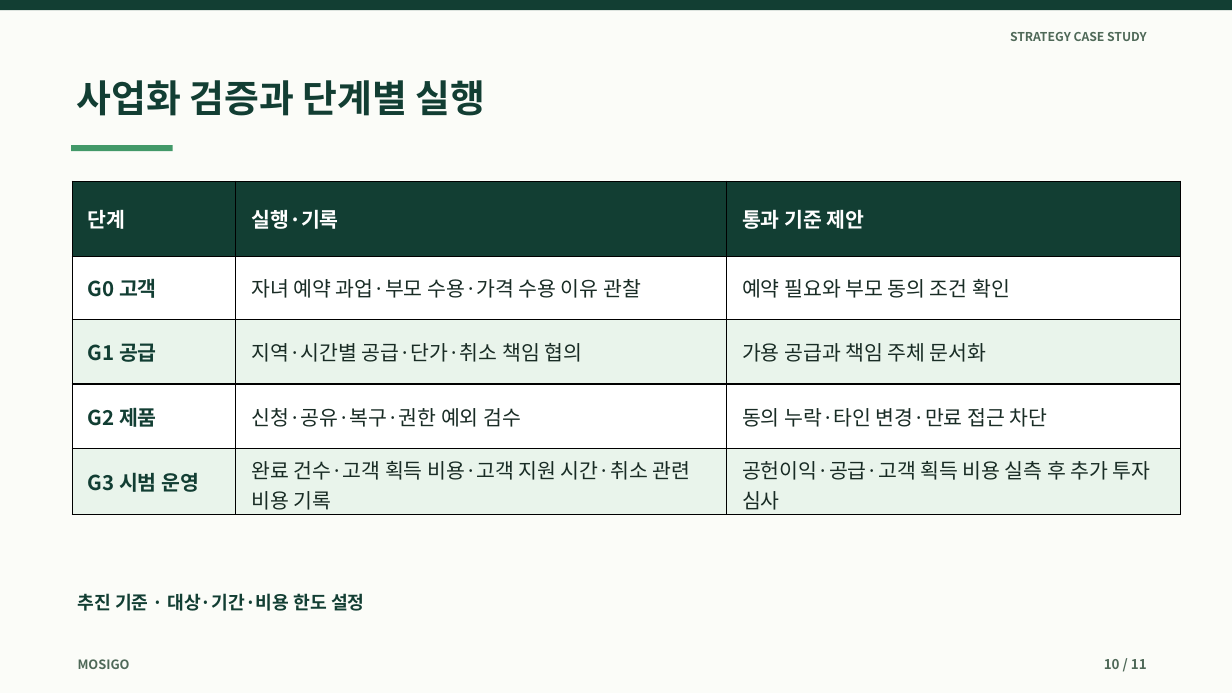
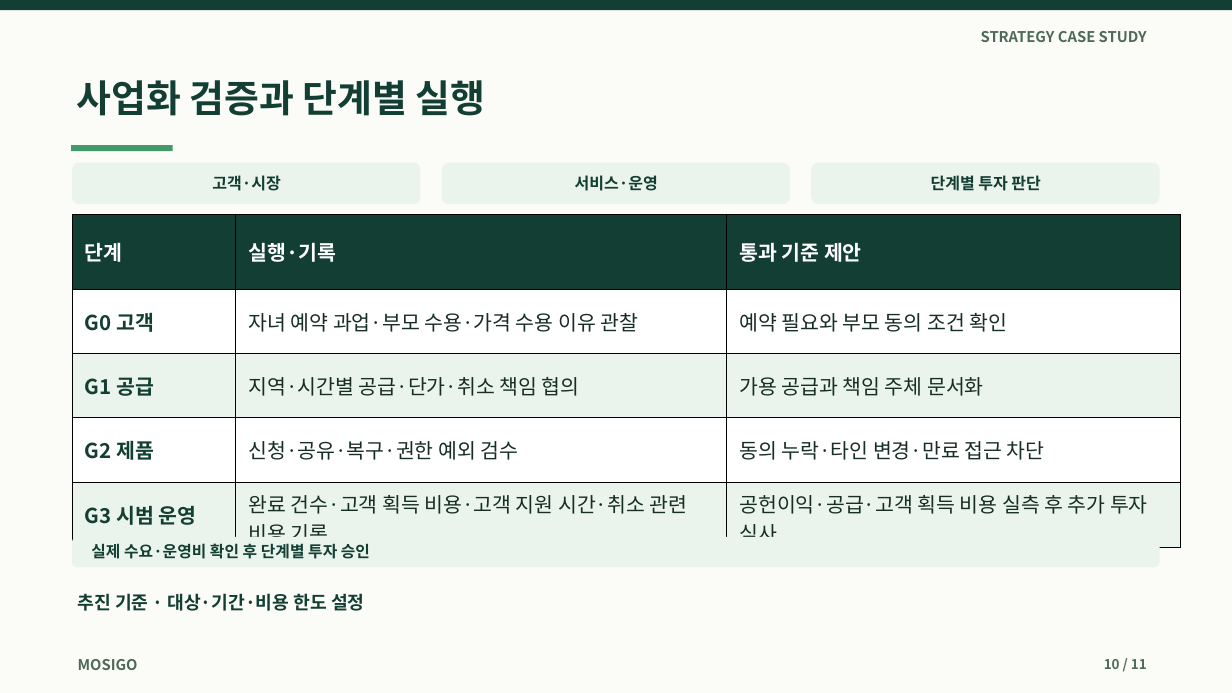
Before and after one commit to dohyunkimmm/mosigo-case-study, a slide deck: slide 10 of downloads/mosigo_report.pptx. Drawn at 1232x693 pixels with LibreOffice and Linux fonts; fonts in the diff are those of the drawing. Boxes give left, top, right and bottom in pixels: in the first picture for what was removed or moved away, otherwise in the second. Text is boxed around its words. In the diff, an @@ line names an element or a change of style, - is before the commit and + after.

Commit message:
design: modernize MOSIGO 11-slide editable presentation and scenario labels

```diff
--- a/downloads/mosigo_report.pptx
+++ b/downloads/mosigo_report.pptx
@@ text "STRATEGY CASE STUDY" at (981, 31, 1147, 42): size 9.5 to 11.5 pt @@
@@ rounded rectangle added at (72, 163, 421, 204), fill #EAF4EC @@
@@ text added at (212, 175, 280, 191), 12.5 pt, text #123E33, bold @@
+고객·시장
@@ rounded rectangle added at (442, 163, 790, 204), fill #EAF4EC @@
@@ text added at (575, 175, 658, 191), 12.5 pt, text #123E33, bold @@
+서비스·운영
@@ rounded rectangle added at (811, 163, 1160, 204), fill #EAF4EC @@
@@ text added at (931, 175, 1040, 191), 12.5 pt, text #123E33, bold @@
+단계별 투자 판단
@@ table at (72, 214, 1181, 551) @@
@@ fill #E9F4EB to #EAF4EC in 6 cells @@
@@ text colour #192C25 to #172E25 in "자녀 예약 과업·부모 수용·가격 수용 이유 관찰", "예약 필요와 부모 동의 조건 확인", "지역·시간별 공급·단가·취소 책임 협의", "가용 공급과 책임 주체 문서화" and 4 more places @@
@@ table: place and size @@
-table at (72, 181, 1181, 515)
+table at (72, 214, 1181, 551)
@@ rounded rectangle added at (72, 537, 1160, 567), fill #EAF4EC @@
@@ text added at (91, 543, 370, 559), 12.3 pt, text #123E33, bold @@
+실제 수요·운영비 확인 후 단계별 투자 승인
@@ text "MOSIGO" at (78, 659, 138, 670): size 10 to 11.5 pt @@
```
Also in this commit, not shown: 10 other slides changed.
